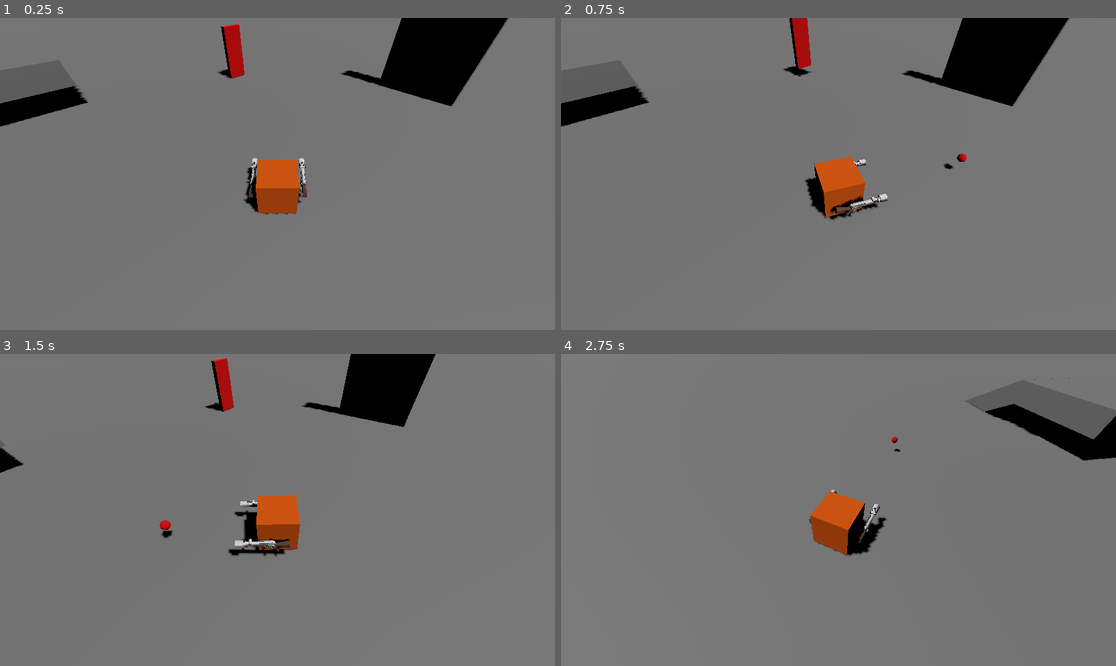
Above: before the commit, frames 1-4 (two rows, left to right).
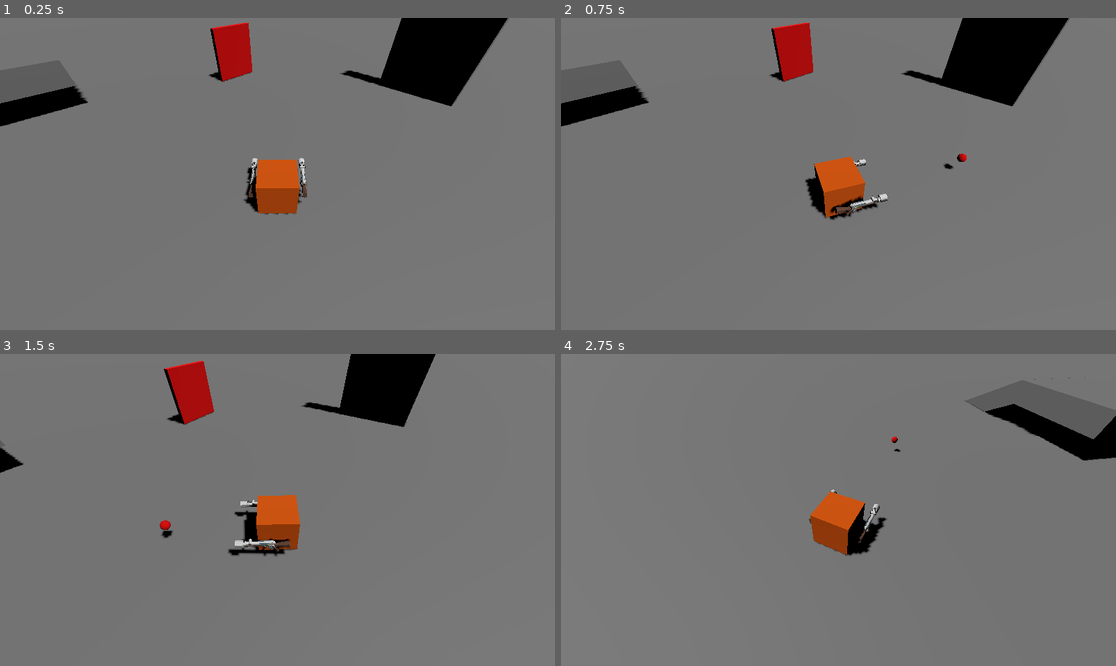
Above: after the commit, the same moments.

Repository: IgorMianowany/IsoShooter
Game: Godot game, scene res://world.tscn
Same seed, same stepped clock (60 frames per second), same inputs: the game is played once before the commit and once after it.
Inputs (mouse positions are in pixels of both pictures, inside the frame that each line leads up to):
- Up to frame 1 (0.25 s): no input
- Up to frame 2 (0.75 s): tap Enter (ui_accept) at 0.5, 0.6 s; move the mouse to (960, 158) at 0.52 s; hold Right (ui_right) from 0.53 s (still down)
- Up to frame 3 (1.5 s): tap Enter (ui_accept) at 0.77, 1.07 s; move the mouse to (166, 525) at 1.27 s; release Right (ui_right) at 1.28 s; hold Down (ui_down) from 1.28 s (still down); tap Q (rotate_camera_clockwise) at 1.35 s
- Up to frame 4 (2.75 s): tap Enter (ui_accept) at 1.52, 1.55, 1.82, 2.3 s; move the mouse to (894, 441) at 2.02 s; release Down (ui_down) at 2.03 s; hold Right (ui_right) from 2.03 s (still down); hold E (rotate_camera_counterclockwise) from 2.03 s (still down)

The runs differ from the first frame. In frame 1, 0.7% of the frame differs, in the area x 37-46%, y 1-21%; in frame 2, 0.8%; in frame 3, 1.7%, in the area x 29-43%, y 1-23%; in frame 4, nothing differs.

Commit message:
added enemy movement

Diff:
--- a/enemy.gd
+++ b/enemy.gd
@@ -2,36 +2,36 @@
 extends CharacterBody3D
 
 
-const SPEED = 5.0
+const SPEED : float = 10
 const JUMP_VELOCITY = 4.5
 var health = 100
 
+var player : Player
 
 
 func _physics_process(delta: float) -> void:
 	# Add the gravity.
 	if not is_on_floor():
 		velocity += get_gravity() * delta
+	if player != null:
+		var direction := global_position.direction_to(player.global_position)
+		if direction:
+			velocity.x = direction.x * SPEED
+			velocity.z = direction.z * SPEED
+		else:
+			velocity.x = move_toward(velocity.x, 0, SPEED)
+			velocity.z = move_toward(velocity.z, 0, SPEED)
+		look_at(Vector3(player.global_position.x, global_position.y, player.global_position.z))
 
-	# Handle jump.
-	if Input.is_action_just_pressed("ui_accept") and is_on_floor():
-		velocity.y = JUMP_VELOCITY
-
-	# Get the input direction and handle the movement/deceleration.
-	# As good practice, you should replace UI actions with custom gameplay actions.
-	var input_dir := Input.get_vector("ui_left", "ui_right", "ui_up", "ui_down")
-	var direction := (transform.basis * Vector3(input_dir.x, 0, input_dir.y)).normalized()
-	if direction:
-		velocity.x = direction.x * SPEED
-		velocity.z = direction.z * SPEED
-	else:
-		velocity.x = move_toward(velocity.x, 0, SPEED)
-		velocity.z = move_toward(velocity.z, 0, SPEED)
 
 	move_and_slide()
 
 
 func _on_area_3d_body_part_hit(damage: Variant) -> void:
-	health -= damage
+	health -= damage / 10
 	if health <= 0:
 		queue_free()
+
+
+func _on_aggro_range_area_entered(area: Area3D) -> void:
+	player = area.get_parent()
--- a/enemy.tscn
+++ b/enemy.tscn
@@ -10,10 +10,13 @@
 material = SubResource("StandardMaterial3D_7xaro")
 
 [sub_resource type="BoxShape3D" id="BoxShape3D_4gyqm"]
-size = Vector3(1.9585571, 4.8310547, 1)
+size = Vector3(4.591812, 4.8310547, 1)
 
 [sub_resource type="BoxShape3D" id="BoxShape3D_qi2p4"]
-size = Vector3(1.8939819, 5.0499268, 0.7489011)
+size = Vector3(4.599411, 5.0499268, 0.7489011)
+
+[sub_resource type="SphereShape3D" id="SphereShape3D_4gyqm"]
+radius = 14.906439
 
 [node name="Enemy" type="CharacterBody3D"]
 script = ExtResource("1_4gyqm")
@@ -24,7 +27,7 @@
 size = Vector3(14.123524, 6.1196136, 0.46954346)
 
 [node name="MeshInstance3D" type="MeshInstance3D" parent="."]
-transform = Transform3D(1.9483423, 0, 0, 0, 4.9545655, 0, 0, 0, 0.4560007, 0, 0, 0)
+transform = Transform3D(4.476094, 0, 0, 0, 4.9545655, 0, 0, 0, 0.4560007, 0, 0, 0)
 mesh = SubResource("BoxMesh_7xaro")
 
 [node name="Area3D" type="Area3D" parent="." groups=["enemy"]]
@@ -34,11 +37,20 @@
 script = ExtResource("1_7k104")
 
 [node name="CollisionShape3D" type="CollisionShape3D" parent="Area3D"]
-transform = Transform3D(1, 0, 0, 0, 1, 0, 0, 0, 1, -0.011383057, 0.05419922, 0)
+transform = Transform3D(1, 0, 0, 0, 1, 0, 0, 0, 1, 0.11362457, 0.05419922, 0)
 shape = SubResource("BoxShape3D_4gyqm")
 
 [node name="CollisionShape3D" type="CollisionShape3D" parent="."]
-transform = Transform3D(1, 0, 0, 0, 1, 0, 0, 0, 1, -0.011833504, 0.00991106, -0.0012253523)
+transform = Transform3D(1, 0, 0, 0, 1, 0, 0, 0, 1, 0.021346748, 0.00991106, -0.0012253523)
 shape = SubResource("BoxShape3D_qi2p4")
 
+[node name="AggroRange" type="Area3D" parent="." groups=["enemy"]]
+collision_layer = 0
+collision_mask = 8
+monitorable = false
+
+[node name="CollisionShape3D" type="CollisionShape3D" parent="AggroRange"]
+shape = SubResource("SphereShape3D_4gyqm")
+
 [connection signal="body_part_hit" from="Area3D" to="." method="_on_area_3d_body_part_hit"]
+[connection signal="area_entered" from="AggroRange" to="." method="_on_aggro_range_area_entered"]
--- a/player.gd
+++ b/player.gd
@@ -1,3 +1,4 @@
+class_name Player
 extends CharacterBody3D
 
 var camera_rotation_speed : float = 200
--- a/player.tscn
+++ b/player.tscn
@@ -42,8 +42,11 @@
 collision_friction = 0.0
 collision_bounce = 0.13
 
+[sub_resource type="SphereShape3D" id="SphereShape3D_onrkg"]
+radius = 0.77384794
+
 [node name="Player" type="CharacterBody3D"]
-collision_layer = 7
+collision_layer = 9
 script = ExtResource("1_4flbx")
 
 [node name="CollisionShape3D" type="CollisionShape3D" parent="."]
@@ -94,3 +97,10 @@
 
 [node name="Rifle2" parent="." instance=ExtResource("2_onrkg")]
 transform = Transform3D(1, 0, 0, 0, 1, 0, 0, 0, 1, 1.396862, 0, -0.7223414)
+
+[node name="AggroCollison" type="Area3D" parent="."]
+collision_layer = 8
+collision_mask = 0
+
+[node name="CollisionShape3D" type="CollisionShape3D" parent="AggroCollison"]
+shape = SubResource("SphereShape3D_onrkg")
--- a/project.godot
+++ b/project.godot
@@ -74,6 +74,7 @@
 
 [layer_names]
 
+3d_physics/layer_4="Player"
 3d_physics/layer_5="EnemyCollision"
 3d_physics/layer_9="EnemyHitbox"
 
Not shown: 1 places in enemy.tscn that only renumber resources
Not shown: 1 places in player.tscn that only renumber resources
